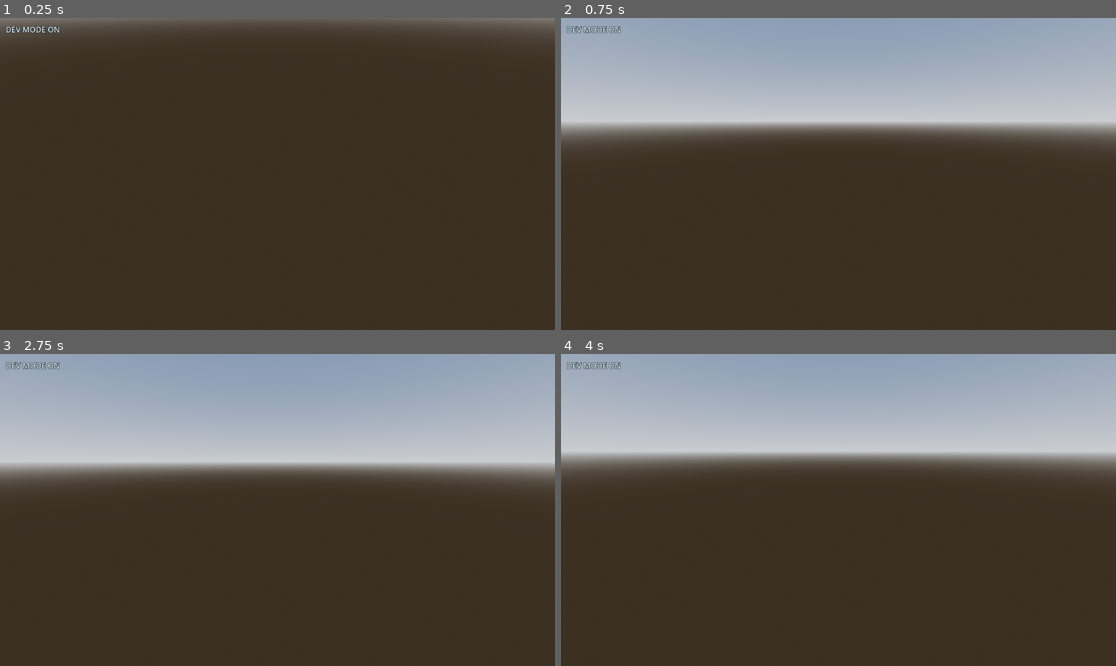
Above: before the commit, frames 1-4 (two rows, left to right).
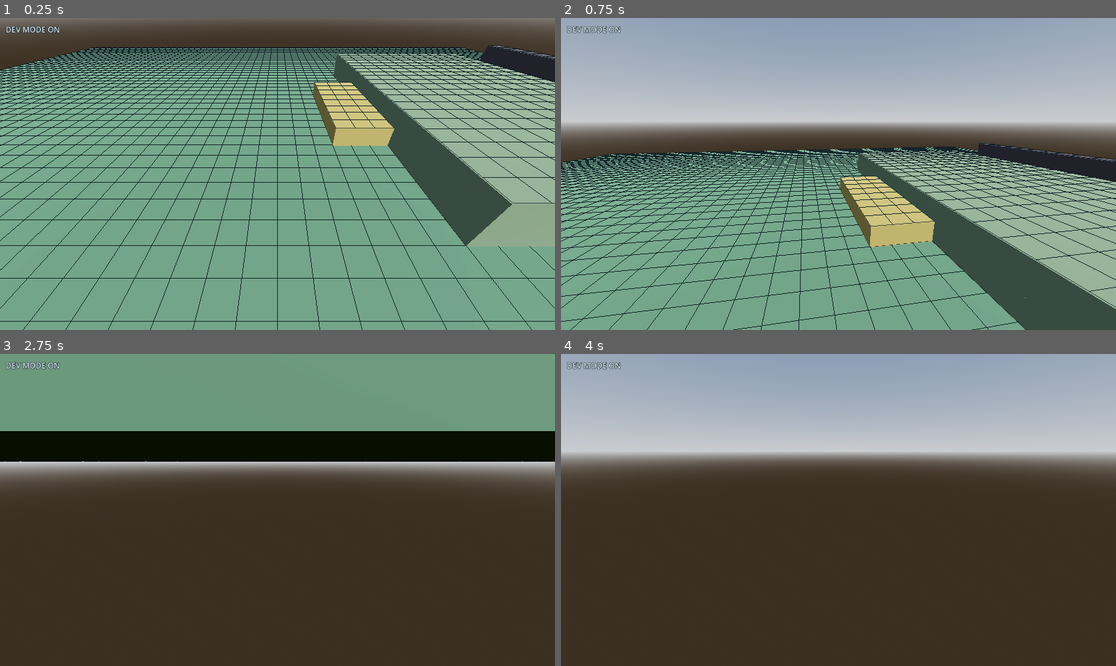
Above: after the commit, the same moments.

Repository: CaptainTiki/BeMobbed
Game: Godot game, scene res://main.tscn
Two runs of this game, one before a commit and one after it. Both use one fixed random seed, a clock stepped at 60 frames per second and the inputs below.
Inputs (mouse positions are in pixels of both pictures, inside the frame that each line leads up to):
- Up to frame 1 (0.25 s): no input
- Up to frame 2 (0.75 s): tap Enter (player_capture_mouse) at 0.5 s; move the mouse to (866, 174) at 0.52 s; hold W (player_move_forward) from 0.53 s (still down); hold Enter (player_capture_mouse) from 0.53 s (still down)
- Up to frame 3 (2.75 s): keep holding W (player_move_forward); move the mouse to (249, 510) at 1.27 s; release Enter (player_capture_mouse) at 1.28 s; tap Shift (player_move_fast) at 1.35 s; move the mouse to (288, 503) at 2.02 s; hold Enter (player_capture_mouse) from 2.03 s (still down)
- Up to frame 4 (4 s): keep holding W (player_move_forward); move the mouse to (832, 516) at 2.77 s; release Enter (player_capture_mouse) at 2.78 s; tap Shift (player_move_fast) at 2.85 s; move the mouse to (877, 513) at 3.52 s; hold Enter (player_capture_mouse) from 3.53 s (still down)

The runs differ from the first frame. In frame 1, 90% of the frame differs, in the area x 0-100%, y 8-100%; in frame 2, 57%; in frame 3, 34%; in frame 4, nothing differs.

Commit message:
WorldGrid object

Diff:
--- a/main.tscn
+++ b/main.tscn
@@ -1,11 +1,10 @@
-[gd_scene load_steps=4 format=3 uid="uid://ba3f6mvbwt4q8"]
+[gd_scene format=3 uid="uid://ba3f6mvbwt4q8"]
 
 [ext_resource type="PackedScene" uid="uid://b5ad1ey3y74tr" path="res://world/levels/level.tscn" id="1_0xm2m"]
 [ext_resource type="PackedScene" uid="uid://c122sawr3nmsn" path="res://player/player_controller.tscn" id="1_player"]
-[ext_resource type="Script" path="res://dev/dev_mode_manager.gd" id="3_dev_mode_manager"]
+[ext_resource type="Script" uid="uid://dhi0are4u3wsu" path="res://dev/dev_mode_manager.gd" id="3_dev_mode_manager"]
 
 [sub_resource type="LabelSettings" id="LabelSettings_dev_status"]
-font_size = 16
 font_color = Color(0.85, 0.95, 1, 1)
 outline_size = 3
 outline_color = Color(0, 0, 0, 1)
@@ -19,13 +18,7 @@
 
 [node name="UI" type="CanvasLayer" parent="." unique_id=2146067698]
 
-[node name="Managers" type="Node" parent="." unique_id=1198115869]
-
-[node name="DevModeManager" type="Node" parent="Managers"]
-script = ExtResource("3_dev_mode_manager")
-status_label_path = NodePath("../../UI/DevStatusLabel")
-
-[node name="DevStatusLabel" type="Label" parent="UI"]
+[node name="DevStatusLabel" type="Label" parent="UI" unique_id=318238731]
 offset_left = 12.0
 offset_top = 12.0
 offset_right = 180.0
@@ -33,5 +26,11 @@
 text = "DEV MODE ON"
 label_settings = SubResource("LabelSettings_dev_status")
 
+[node name="Managers" type="Node" parent="." unique_id=1198115869]
+
+[node name="DevModeManager" type="Node" parent="Managers" unique_id=1236213582]
+script = ExtResource("3_dev_mode_manager")
+status_label_path = NodePath("../../UI/DevStatusLabel")
+
 [editable path="Level"]
 [editable path="Player"]
--- a/project.godot
+++ b/project.godot
@@ -20,6 +20,11 @@
 dev_toggle_mode={
 "deadzone": 0.2,
 "events": [Object(InputEventKey,"resource_local_to_scene":false,"resource_name":"","device":-1,"window_id":0,"alt_press …(201 unchanged characters)…
+]
+}
+dev_toggle_grid_overlay={
+"deadzone": 0.2,
+"events": [Object(InputEventKey,"resource_local_to_scene":false,"resource_name":"","device":-1,"window_id":0,"alt_pressed":false,"shift_pressed":false,"ctrl_pressed":false,"meta_pressed":false,"pressed":false,"keycode":4194335,"physical_keycode":4194335,"key_label":0,"unicode":0,"location":0,"echo":false,"script":null)
 ]
 }
 player_move_forward={
--- /dev/null
+++ b/world/grid_overlay.gd
@@ -0,0 +1,70 @@
+extends MeshInstance3D
+
+@export var world_grid_path: NodePath
+@export var cell_size := 1.0
+@export var height_offset := 0.035
+@export var visible_on_start := true
+
+var _material: StandardMaterial3D
+
+
+func _ready() -> void:
+	visible = visible_on_start
+	_create_material()
+	call_deferred("rebuild")
+
+
+func _unhandled_input(event: InputEvent) -> void:
+	if event.is_action_pressed("dev_toggle_grid_overlay"):
+		visible = not visible
+
+
+func rebuild() -> void:
+	var world_grid := get_node_or_null(world_grid_path)
+	if world_grid == null:
+		push_warning("GridOverlay needs a WorldGrid node")
+		return
+
+	var cells: Dictionary = world_grid.get_all_cells()
+	var grid_size: Vector2i = world_grid.grid_size
+	var half_size := Vector2(grid_size) * cell_size * 0.5
+	var overlay_mesh := ImmediateMesh.new()
+
+	overlay_mesh.surface_begin(Mesh.PRIMITIVE_LINES, _material)
+	for cell: Vector2i in cells:
+		var data: Dictionary = cells[cell]
+		_add_cell_outline(overlay_mesh, cell, data, half_size)
+	overlay_mesh.surface_end()
+
+	mesh = overlay_mesh
+
+
+func _create_material() -> void:
+	_material = StandardMaterial3D.new()
+	_material.albedo_color = Color(0.08, 0.12, 0.14, 0.72)
+	_material.shading_mode = BaseMaterial3D.SHADING_MODE_UNSHADED
+	_material.transparency = BaseMaterial3D.TRANSPARENCY_ALPHA
+
+
+func _add_cell_outline(overlay_mesh: ImmediateMesh, cell: Vector2i, data: Dictionary, half_size: Vector2) -> void:
+	var height := float(data.get("height", 0))
+	var min_x := float(cell.x) * cell_size - half_size.x
+	var max_x := min_x + cell_size
+	var min_z := float(cell.y) * cell_size - half_size.y
+	var max_z := min_z + cell_size
+	var y := height + height_offset
+
+	var a := Vector3(min_x, y, min_z)
+	var b := Vector3(max_x, y, min_z)
+	var c := Vector3(max_x, y, max_z)
+	var d := Vector3(min_x, y, max_z)
+
+	_add_line(overlay_mesh, a, b)
+	_add_line(overlay_mesh, b, c)
+	_add_line(overlay_mesh, c, d)
+	_add_line(overlay_mesh, d, a)
+
+
+func _add_line(overlay_mesh: ImmediateMesh, from: Vector3, to: Vector3) -> void:
+	overlay_mesh.surface_add_vertex(from)
+	overlay_mesh.surface_add_vertex(to)
--- a/world/levels/level.tscn
+++ b/world/levels/level.tscn
@@ -1,4 +1,8 @@
 [gd_scene format=3 uid="uid://b5ad1ey3y74tr"]
+
+[ext_resource type="Script" path="res://world/world_grid.gd" id="1_world_grid"]
+[ext_resource type="Script" path="res://world/terrain_test_arena.gd" id="2_terrain_test_arena"]
+[ext_resource type="Script" path="res://world/grid_overlay.gd" id="3_grid_overlay"]
 
 [sub_resource type="ProceduralSkyMaterial" id="ProceduralSkyMaterial_tsmjm"]
 sky_horizon_color = Color(0.66224277, 0.6717428, 0.6867428, 1)
@@ -15,6 +19,17 @@
 
 [node name="Level" type="Node3D" unique_id=1570311619]
 
+[node name="WorldGrid" type="Node" parent="."]
+script = ExtResource("1_world_grid")
+
+[node name="TerrainTestArena" type="Node3D" parent="."]
+script = ExtResource("2_terrain_test_arena")
+world_grid_path = NodePath("../WorldGrid")
+
+[node name="GridOverlay" type="MeshInstance3D" parent="."]
+script = ExtResource("3_grid_overlay")
+world_grid_path = NodePath("../WorldGrid")
+
 [node name="Environment" type="Node3D" parent="." unique_id=766028171]
 
 [node name="WorldEnvironment" type="WorldEnvironment" parent="Environment" unique_id=1237506557]
--- /dev/null
+++ b/world/terrain_test_arena.gd
@@ -0,0 +1,77 @@
+extends Node3D
+
+@export var world_grid_path: NodePath
+@export var cell_size := 1.0
+@export var tile_thickness := 0.1
+
+var _flat_material: StandardMaterial3D
+var _raised_material: StandardMaterial3D
+var _ramp_material: StandardMaterial3D
+var _blocked_material: StandardMaterial3D
+
+
+func _ready() -> void:
+	_create_materials()
+	call_deferred("rebuild")
+
+
+func rebuild() -> void:
+	for child in get_children():
+		child.queue_free()
+
+	var world_grid := get_node_or_null(world_grid_path)
+	if world_grid == null:
+		push_warning("TerrainTestArena needs a WorldGrid node")
+		return
+
+	var cells: Dictionary = world_grid.get_all_cells()
+	var grid_size: Vector2i = world_grid.grid_size
+	var half_size := Vector2(grid_size) * cell_size * 0.5
+
+	for cell: Vector2i in cells:
+		var data: Dictionary = cells[cell]
+		_create_cell_visual(cell, data, half_size)
+
+
+func _create_materials() -> void:
+	_flat_material = _make_material(Color(0.28, 0.42, 0.32, 1))
+	_raised_material = _make_material(Color(0.38, 0.46, 0.36, 1))
+	_ramp_material = _make_material(Color(0.58, 0.52, 0.28, 1))
+	_blocked_material = _make_material(Color(0.24, 0.22, 0.24, 1))
+
+
+func _create_cell_visual(cell: Vector2i, data: Dictionary, half_size: Vector2) -> void:
+	var height := int(data.get("height", 0))
+	var walkable := bool(data.get("walkable", true))
+	var slope_type : StringName = data.get("slope_type", WorldGrid.SLOPE_FLAT)
+	var visual_height : float = max(tile_thickness, float(height) + tile_thickness)
+
+	var mesh_instance := MeshInstance3D.new()
+	var mesh := BoxMesh.new()
+	mesh.size = Vector3(cell_size, visual_height, cell_size)
+	mesh_instance.mesh = mesh
+	mesh_instance.position = Vector3(
+		(float(cell.x) + 0.5) * cell_size - half_size.x,
+		visual_height * 0.5 - tile_thickness,
+		(float(cell.y) + 0.5) * cell_size - half_size.y
+	)
+	mesh_instance.material_override = _get_material(walkable, slope_type, height)
+	add_child(mesh_instance)
+
+
+func _get_material(walkable: bool, slope_type: StringName, height: int) -> StandardMaterial3D:
+	if not walkable:
+		return _blocked_material
+	if slope_type == WorldGrid.SLOPE_RAMP:
+		return _ramp_material
+	if height > 0:
+		return _raised_material
+
+	return _flat_material
+
+
+func _make_material(color: Color) -> StandardMaterial3D:
+	var material := StandardMaterial3D.new()
+	material.albedo_color = color
+	material.roughness = 0.9
+	return material
--- /dev/null
+++ b/world/world_grid.gd
@@ -0,0 +1,120 @@
+extends Node
+class_name WorldGrid
+
+const SLOPE_FLAT : StringName = &"flat"
+const SLOPE_RAMP : StringName = &"ramp"
+
+@export var grid_size := Vector2i(64, 64)
+@export var default_height := 0
+@export var default_path_cost := 1
+
+var _cells: Dictionary = {}
+
+
+func _ready() -> void:
+	initialize_test_arena()
+
+
+func initialize_flat_grid() -> void:
+	_cells.clear()
+
+	for z in range(grid_size.y):
+		for x in range(grid_size.x):
+			var cell := Vector2i(x, z)
+			_cells[cell] = {
+				"cell_x": x,
+				"cell_z": z,
+				"height": default_height,
+				"walkable": true,
+				"buildable": true,
+				"slope_type": SLOPE_FLAT,
+				"occupied": false,
+				"path_cost": default_path_cost,
+			}
+
+	print("WorldGrid initialized: %sx%s cells (%s total)" % [grid_size.x, grid_size.y, _cells.size()])
+
+
+func initialize_test_arena() -> void:
+	initialize_flat_grid()
+
+	for z in range(18, 38):
+		for x in range(38, 50):
+			set_cell_terrain(Vector2i(x, z), 2, true, true, SLOPE_FLAT, 1)
+
+	for z in range(24, 32):
+		for x in range(35, 38):
+			set_cell_terrain(Vector2i(x, z), 1, true, true, SLOPE_RAMP, 2)
+
+	for x in range(16, 50):
+		if x < 30 or x > 34:
+			set_cell_terrain(Vector2i(x, 42), 0, false, false, SLOPE_FLAT, default_path_cost)
+
+	for z in range(20, 38):
+		set_cell_terrain(Vector2i(51, z), 3, false, false, SLOPE_FLAT, default_path_cost)
+
+	for z in range(46, 55):
+		for x in range(27, 38):
+			set_cell_terrain(Vector2i(x, z), 1, true, true, SLOPE_FLAT, 1)
+
+	print("WorldGrid test arena seeded")
+
+
+func is_in_bounds(cell: Vector2i) -> bool:
+	return cell.x >= 0 and cell.y >= 0 and cell.x < grid_size.x and cell.y < grid_size.y
+
+
+func get_cell(cell: Vector2i) -> Dictionary:
+	if not is_in_bounds(cell):
+		return {}
+
+	return _cells.get(cell, {})
+
+
+func get_all_cells() -> Dictionary:
+	return _cells
+
+
+func get_height(cell: Vector2i) -> int:
+	return get_cell(cell).get("height", 0)
+
+
+func is_walkable(cell: Vector2i) -> bool:
+	var data := get_cell(cell)
+	return not data.is_empty() and data.get("walkable", false) and not data.get("occupied", false)
+
+
+func is_buildable(cell: Vector2i) -> bool:
+	var data := get_cell(cell)
+	return not data.is_empty() and data.get("buildable", false) and not data.get("occupied", false)
+
+
+func set_occupied(cell: Vector2i, value: bool) -> void:
+	if not is_in_bounds(cell):
+		push_warning("Tried to set occupancy out of bounds at %s" % cell)
+		return
+
+	_cells[cell]["occupied"] = value
+
+
+func set_cell_terrain(
+	cell: Vector2i,
+	height: int,
+	walkable: bool,
+	buildable: bool,
+	slope_type: StringName = SLOPE_FLAT,
+	path_cost: int = -1
+) -> void:
+	if not is_in_bounds(cell):
+		push_warning("Tried to set terrain out of bounds at %s" % cell)
+		return
+
+	_cells[cell]["height"] = height
+	_cells[cell]["walkable"] = walkable
+	_cells[cell]["buildable"] = buildable
+	_cells[cell]["slope_type"] = slope_type
+	_cells[cell]["path_cost"] = default_path_cost if path_cost < 0 else path_cost
+
+
+func get_path_cost(cell: Vector2i) -> int:
+	return get_cell(cell).get("path_cost", default_path_cost)
Not shown, added: world/grid_overlay.gd.uid
Not shown, added: world/terrain_test_arena.gd.uid
Not shown, added: world/world_grid.gd.uid
